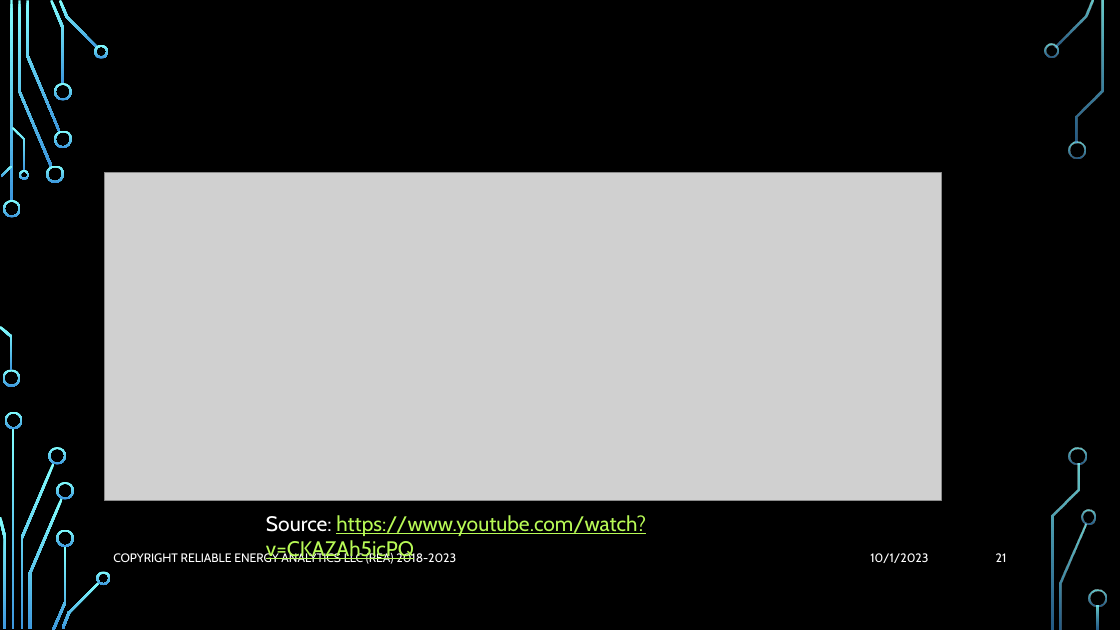
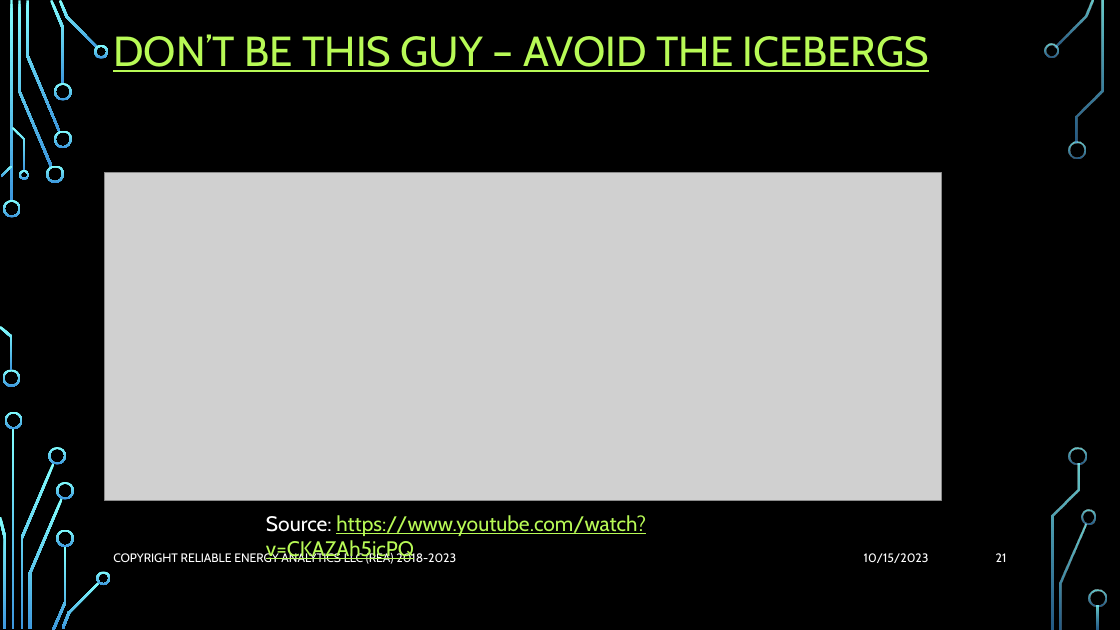
Before and after one commit to rjb4standards/Presentations, a slide deck: slide 21 of 2023-0930-BSIDES_CT.pptx. Drawn at 1120x630 pixels with LibreOffice and Linux fonts; fonts in the diff are those of the drawing; grey boxes stand for pictures; background and template pictures are left out. Boxes give left, top, right and bottom in pixels: in the first picture for what was removed or moved away, otherwise in the second. Text is boxed around its words. In the diff, an @@ line names an element or a change of style, - is before the commit and + after.

```diff
--- a/2023-0930-BSIDES_CT.pptx
+++ b/2023-0930-BSIDES_CT.pptx
@@ title "DON’T BE THIS GUY – ..." at <box>113,34,929,72</box>: text colour #000000 to #B8FA56, underline on @@
@@ text at <box>864,553,929,563</box>: text changed @@
-10/1/2023
+10/15/2023
```
Also in this commit, not shown: 21 other slides changed.
